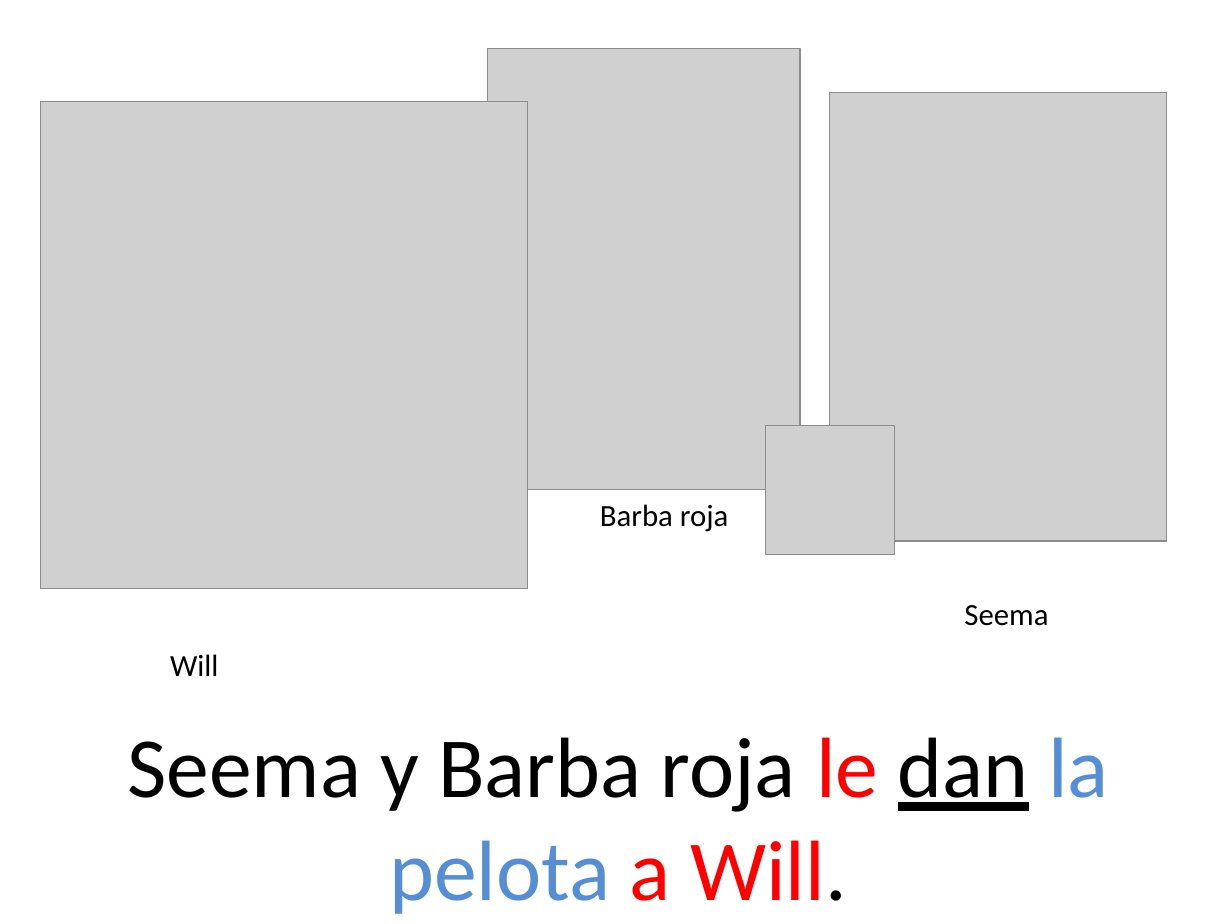
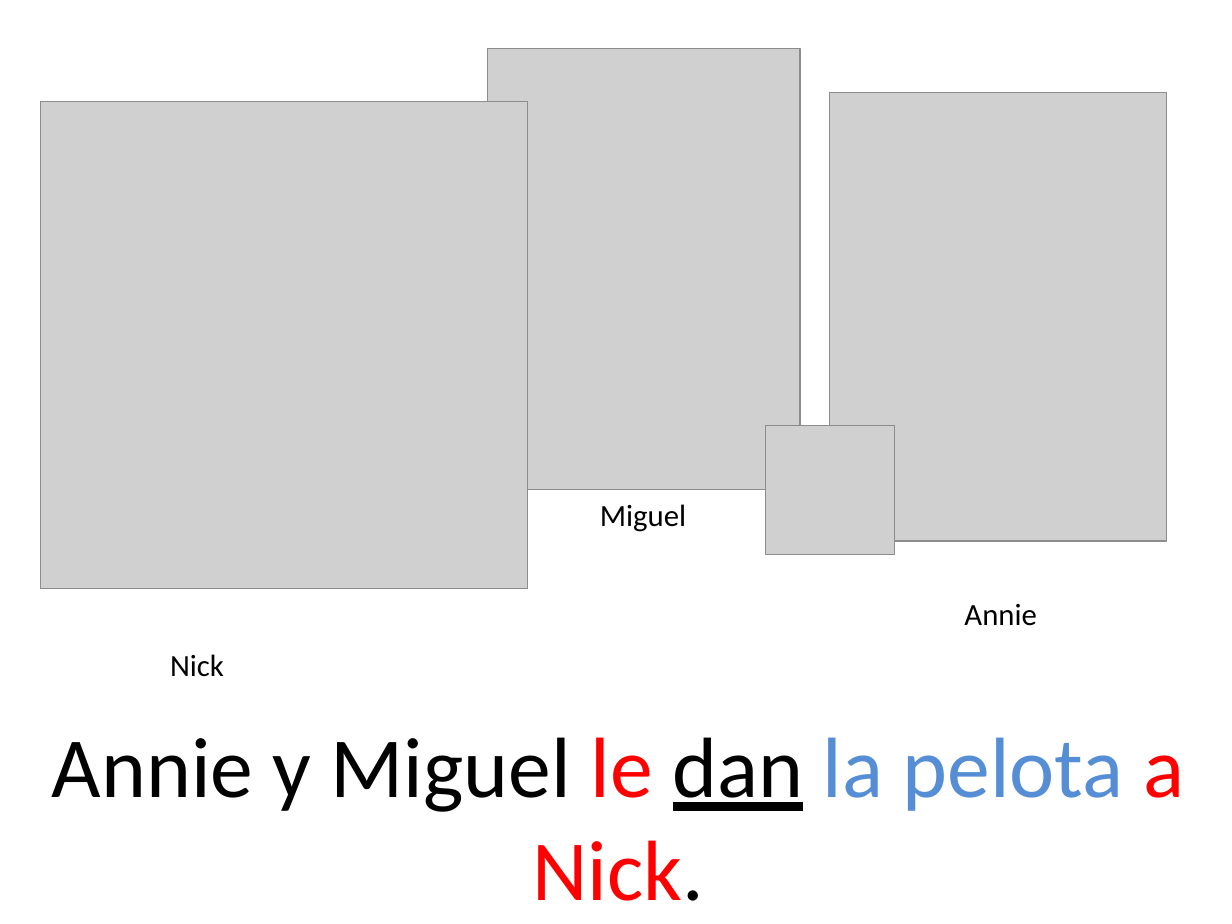
Before and after one commit to midd-teaching/1_5_recursos, a slide deck: slide 15 of archive/midd_comunicacion_1_5_2018/slides/cap8/assets/ejercicios/cdci.pptx. Drawn at 1232x924 pixels with LibreOffice and Linux fonts; fonts in the diff are those of the drawing; grey boxes stand for pictures. Boxes give left, top, right and bottom in pixels: in the first picture for what was removed or moved away, otherwise in the second. Text is boxed around its words. In the diff, an @@ line names an element or a change of style, - is before the commit and + after.

```diff
--- a/archive/midd_comunicacion_1_5_2018/slides/cap8/assets/ejercicios/cdci.pptx
+++ b/archive/midd_comunicacion_1_5_2018/slides/cap8/assets/ejercicios/cdci.pptx
@@ text at <box>600,504,686,532</box>: text changed @@
-Barba roja
+Miguel
@@ text at <box>964,604,1036,626</box>: text changed @@
-Seema
+Annie
@@ text at <box>170,654,224,677</box>: text changed @@
-Will
+Nick
@@ text at <box>52,737,1184,901</box>: text changed @@
-Seema y Barba roja le dan la pelota a Will.
+Annie y Miguel le dan la pelota a Nick.
```
Also in this commit, not shown: 13 other slides changed, 2 slides added, 2 slides removed, 14 other files.
